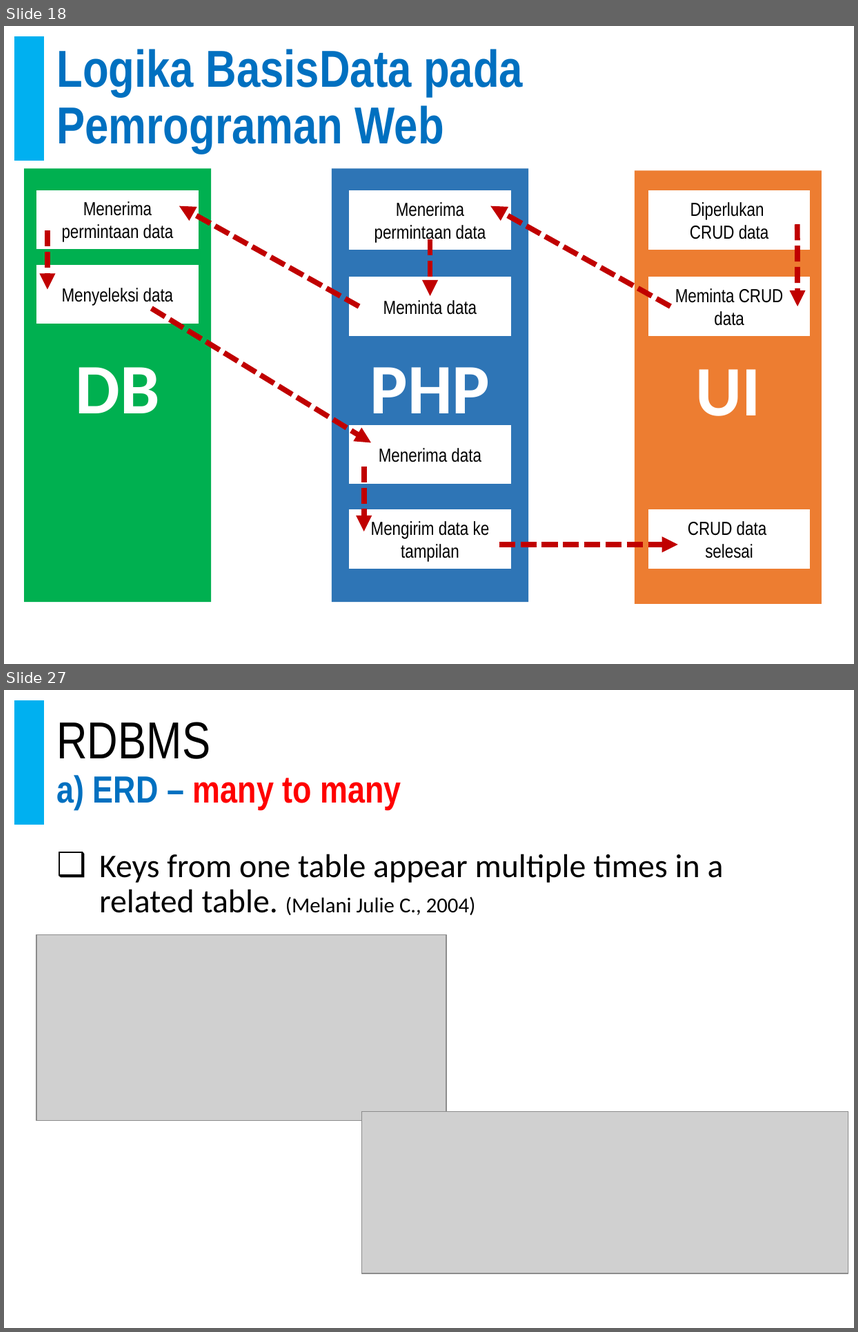
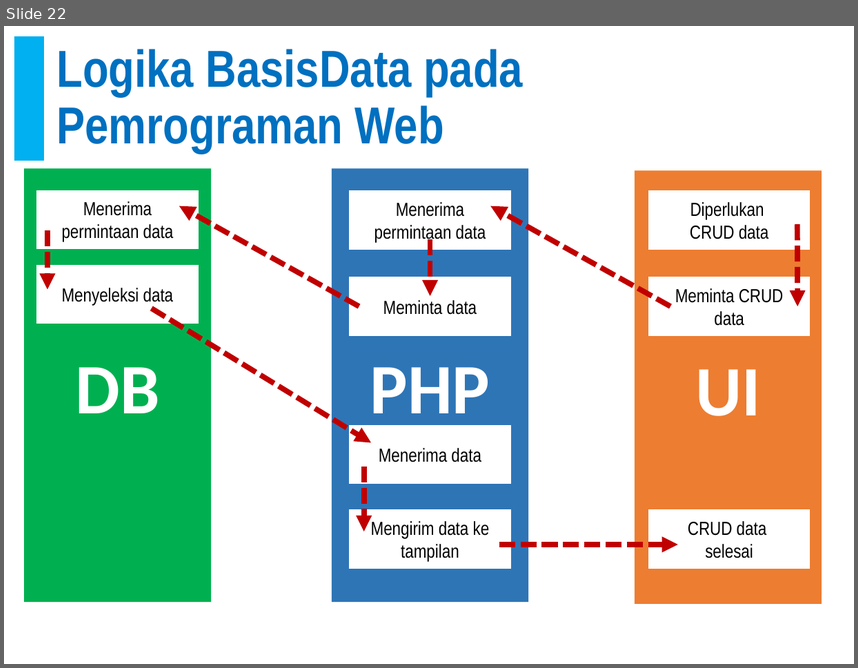
Before and after one commit to doniaft/Pengelolaan-Basis-Data, a slide deck: 1. Bahan Ajar/01. Pengelolaan Basis Data - Pendahuluan.pptx. Shown one above the other, each under a label of ours: slides 18 and 27 before the commit, slide 22 after it; the slides between them are not shown. The pictures are 858x1332 and 858x668 pixels, drawn with LibreOffice and Linux fonts; fonts in the diff are those of the drawing; grey boxes stand for pictures. Boxes give left, top, right and bottom in pixels: in the first picture for what was removed or moved away, otherwise in the second. Text is boxed around its words. In the diff, an @@ line names an element or a change of style, - is before the commit and + after.

```diff
--- a/1. Bahan Ajar/01. Pengelolaan Basis Data - Pendahuluan.pptx
+++ b/1. Bahan Ajar/01. Pengelolaan Basis Data - Pendahuluan.pptx
@@ slide 27 removed at [4,690,854,1328], background #FFFFFF; not listed: 2 template elements that a slide beside it also shows @@
@@ title removed at [56,722,401,809] @@
-RDBMS
-a) ERD – many to many
@@ text removed at [99,854,724,915] @@
-❑ Keys from one table appear multiple times in a related table. (Melani Julie C., 2004)
@@ picture removed at [36,935,446,1120] @@
@@ picture removed at [362,1112,848,1273] @@
@@ what was slide 18 is now slide 22 @@
```
Also in this commit, not shown: 1 slide changed, 4 slides added, 33 other slides removed, 1 other file.
